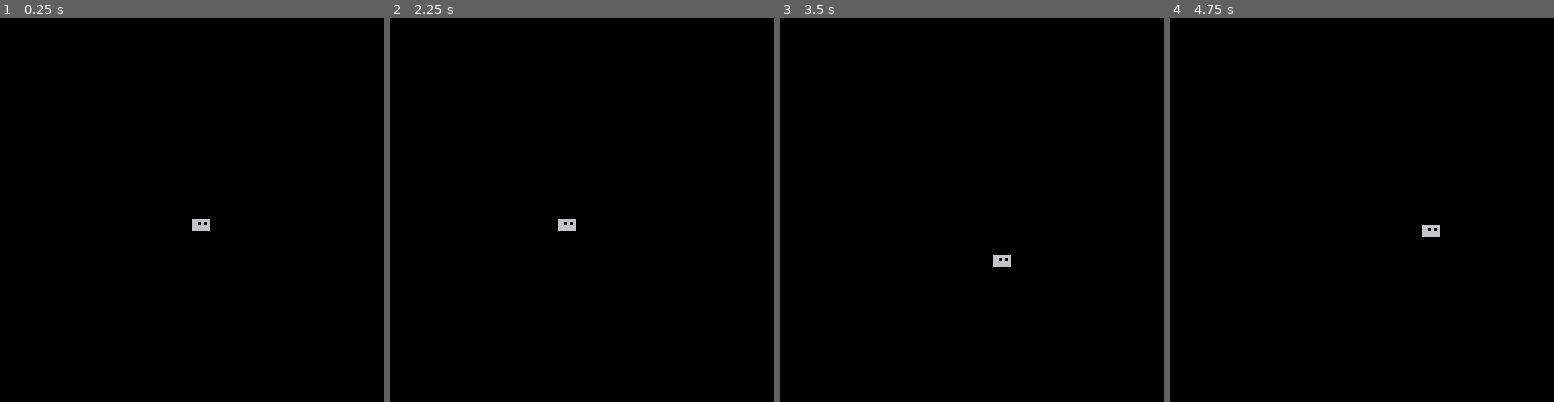
Above: before the commit, frames 1-4 (left to right).
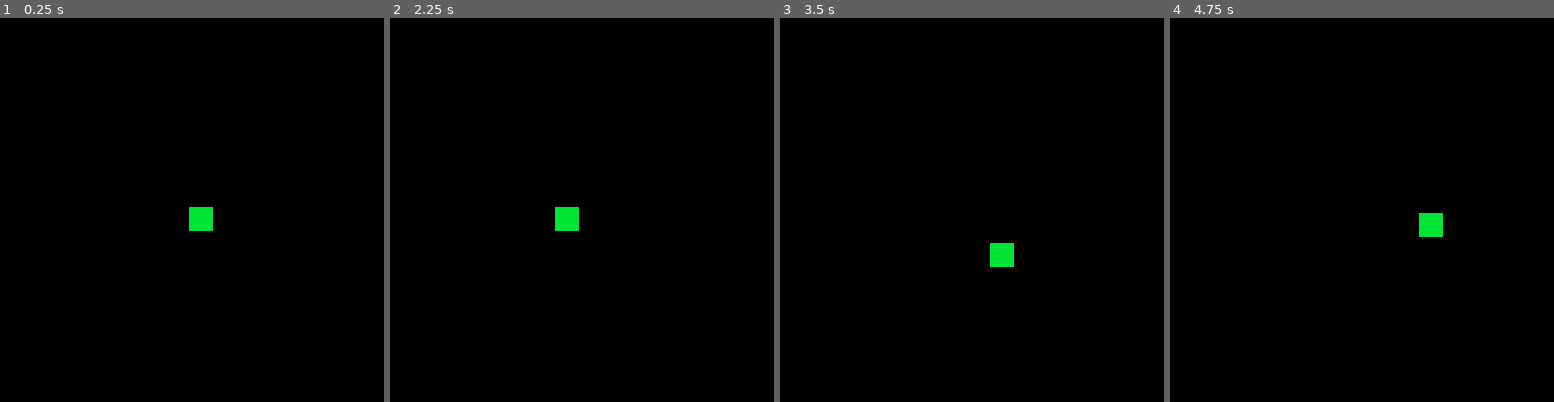
Above: after the commit, the same moments.

Repository: MinhQuan0402/Pico8_A2
Game: PICO-8 cartridge pico-8/Project/a2.p8
Two runs of this game, one before a commit and one after it. Both use one fixed random seed, a clock stepped at 60 frames per second and the inputs below.
Inputs:
- Up to frame 1 (0.25 s): no input
- Up to frame 2 (2.25 s): hold Left from 1.97 s (still down)
- Up to frame 3 (3.5 s): release Left at 2.37 s; hold Down 2.42-2.82 s; hold Right from 2.87 s (still down)
- Up to frame 4 (4.75 s): release Right at 3.53 s; hold Up 3.58-4.08 s; hold Right 4.13-4.53 s; hold Down from 4.58 s (still down)

The runs differ from the first frame. In frame 1, 0.4% of the frame differs, in the area x 49-56%, y 49-56%; in frame 2, 0.4%; in frame 3, 0.4%; in frame 4, 0.4%.

Commit message:
Update a2.p8

Diff:
--- a/pico-8/Project/a2.p8
+++ b/pico-8/Project/a2.p8
@@ -12,3 +12,156 @@
 
 
 
+…(120 lines of a section not shown)…
+__map__
+0101010101010101010101010101010101010101010101010101010101010101010101010101010101010101010101010101010101010101010101010101010101010101010101010101010101010101010101010101010101010101010101010101010101010101010101010101010101010101010101010101010101010101
+0101010101010101010101010101010101010101010101010101010101010101010101010101010101010101010101010101010101010101010101010101010101010101010101010101010101010101010101010101010101010101010101010101010101010101010101010101010101010101010101010101010101010101
+0101010101010101010101010101010101010101010101010101010101010101010101010101010101010101010101010101010101010101010101010101010101010101010101010101010101010101010101010101010101010101010101010101010101010101010101010101010101010101010101010101010101010101
+0101010101010101010101010101010101010101010101010101010101010101010101010101010101010101010101010101010101010101010101010101010101010101010101010101010101010101010101010101010101010101010101010101010101010101010101010101010101010101010101010101010101010101
+0101010101010101010101010101010101010101010101010101010101010101010101010101010101010101010101010101010101010101010101010101010101010101010101010101010101010101010101010101010101010101010101010101010101010101010101010101010101010101010101010101010101010101
+0101010101010101010101010101010101010101010101010101010101010101010101010101010101010101010101010101010101010101010101010101010101010101010101010101010101010101010101010101010101010101010101010101010101010101010101010101010101010101010101010101010101010101
+0101010101010101010101010101010101010101010101010101010101010101010101010101010101010101010101010101010101010101010101010101010101010101010101010101010101010101010101010101010101010101010101010101010101010101010101010101010101010101010101010101010101010101
+0101010101010101010101010101010101010101010101010101010101010101010101010101010101010101010101010101010101010101010101010101010101010101010101010101010101010101010101010101010101010101010101010101010101010101010101010101010101010101010101010101010101010101
+0101010101010101010101010101010101010101010101010101010101010101010101010101010101010101010101010101010101010101010101010101010101010101010101010101010101010101010101010101010101010101010101010101010101010101010101010101010101010101010101010101010101010101
+0101010101010101010101010101010101010101010101010101010101010101010101010101010101010101010101010101010101010101010101010101010101010101010101010101010101010101010101010101010101010101010101010101010101010101010101010101010101010101010101010101010101010101
+0101010101010101010101010101010101010101010101010101010101010101010101010101010101010101010101010101010101010101010101010101010101010101010101010101010101010101010101010101010101010101010101010101010101010101010101010101010101010101010101010101010101010101
+0101010101010101010101010101010101010101010101010101010101010101010101010101010101010101010101010101010101010101010101010101010101010101010101010101010101010101010101010101010101010101010101010101010101010101010101010101010101010101010101010101010101010101
+0101010101010101010101010101010101010101010101010101010101010101010101010101010101010101010101010101010101010101010101010101010101010101010101010101010101010101010101010101010101010101010101010101010101010101010101010101010101010101010101010101010101010101
+0101010101010101010101010101010101010101010101010101010101010101010101010101010101010101010101010101010101010101010101010101010101010101010101010101010101010101010101010101010101010101010101010101010101010101010101010101010101010101010101010101010101010101
+0101010101010101010101010101010101010101010101010101010101010101010101010101010101010101010101010101010101010101010101010101010101010101010101010101010101010101010101010101010101010101010101010101010101010101010101010101010101010101010101010101010101010101
+0101010101010101010101010101010101010101010101010101010101010101010101010101010101010101010101010101010101010101010101010101010101010101010101010101010101010101010101010101010101010101010101010101010101010101010101010101010101010101010101010101010101010101
+0101010101010101010101010101010101010101010101010101010101010101010101010101010101010101010101010101010101010101010101010101010101010101010101010101010101010101010101010101010101010101010101010101010101010101010101010101010101010101010101010101010101010101
+0101010101010101010101010101010101010101010101010101010101010101010101010101010101010101010101010101010101010101010101010101010101010101010101010101010101010101010101010101010101010101010101010101010101010101010101010101010101010101010101010101010101010101
+0101010101010101010101010101010101010101010101010101010101010101010101010101010101010101010101010101010101010101010101010101010101010101010101010101010101010101010101010101010101010101010101010101010101010101010101010101010101010101010101010101010101010101
+0101010101010101010101010101010101010101010101010101010101010101010101010101010101010101010101010101010101010101010101010101010101010101010101010101010101010101010101010101010101010101010101010101010101010101010101010101010101010101010101010101010101010101
+0101010101010101010101010101010101010101010101010101010101010101010101010101010101010101010101010101010101010101010101010101010101010101010101010101010101010101010101010101010101010101010101010101010101010101010101010101010101010101010101010101010101010101
+0101010101010101010101010101010101010101010101010101010101010101010101010101010101010101010101010101010101010101010101010101010101010101010101010101010101010101010101010101010101010101010101010101010101010101010101010101010101010101010101010101010101010101
+0101010101010101010101010101010101010101010101010101010101010101010101010101010101010101010101010101010101010101010101010101010101010101010101010101010101010101010101010101010101010101010101010101010101010101010101010101010101010101010101010101010101010101
+0101010101010101010101010101010101010101010101010101010101010101010101010101010101010101010101010101010101010101010101010101010101010101010101010101010101010101010101010101010101010101010101010101010101010101010101010101010101010101010101010101010101010101
+0101010101010101010101010101010101010101010101010101010101010101010101010101010101010101010101010101010101010101010101010101010101010101010101010101010101010101010101010101010101010101010101010101010101010101010101010101010101010101010101010101010101010101
+0101010101010101010101010101010101010101010101010101010101010101010101010101010101010101010101010101010101010101010101010101010101010101010101010101010101010101010101010101010101010101010101010101010101010101010101010101010101010101010101010101010101010101
+0101010101010101010101010101010101010101010101010101010101010101010101010101010101010101010101010101010101010101010101010101010101010101010101010101010101010101010101010101010101010101010101010101010101010101010101010101010101010101010101010101010101010101
+0101010101010101010101010101010101010101010101010101010101010101010101010101010101010101010101010101010101010101010101010101010101010101010101010101010101010101010101010101010101010101010101010101010101010101010101010101010101010101010101010101010101010101
+0101010101010101010101010101010101010101010101010101010101010101010101010101010101010101010101010101010101010101010101010101010101010101010101010101010101010101010101010101010101010101010101010101010101010101010101010101010101010101010101010101010101010101
+0101010101010101010101010101010101010101010101010101010101010101010101010101010101010101010101010101010101010101010101010101010101010101010101010101010101010101010101010101010101010101010101010101010101010101010101010101010101010101010101010101010101010101
+0101010101010101010101010101010101010101010101010101010101010101010101010101010101010101010101010101010101010101010101010101010101010101010101010101010101010101010101010101010101010101010101010101010101010101010101010101010101010101010101010101010101010101
+0101010101010101010101010101010101010101010101010101010101010101010101010101010101010101010101010101010101010101010101010101010101010101010101010101010101010101010101010101010101010101010101010101010101010101010101010101010101010101010101010101010101010101
Not shown, changed: 128 lines of the sprite sheet (__gfx__) section of pico-8/Project/a2.p8
